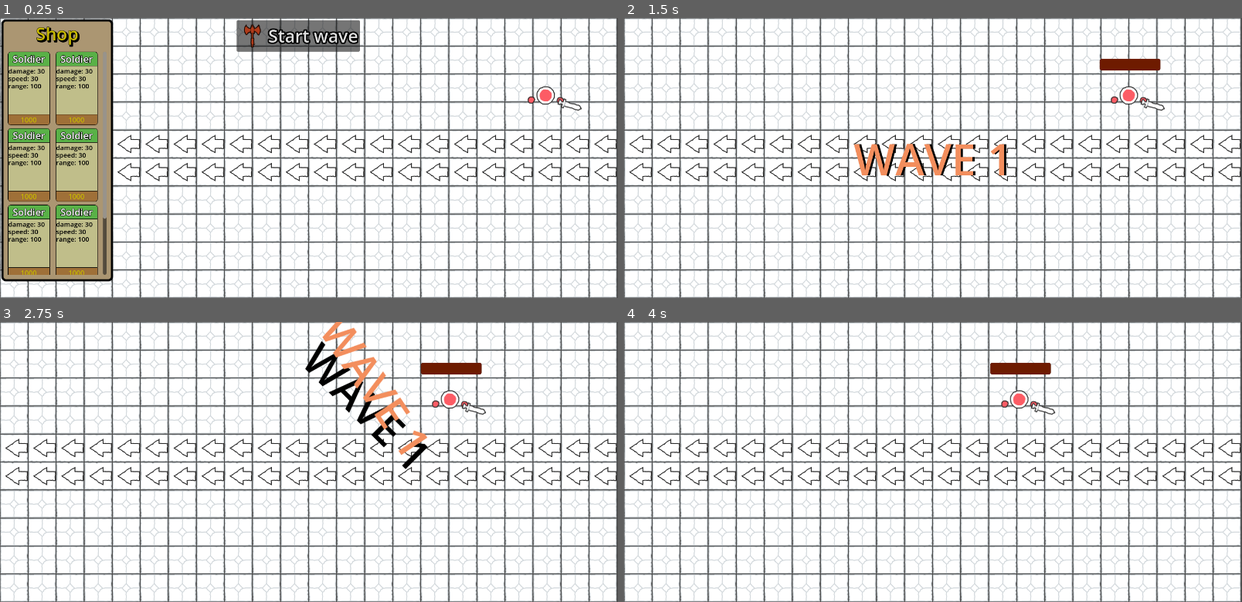
Above: before the commit, frames 1-4 (two rows, left to right).
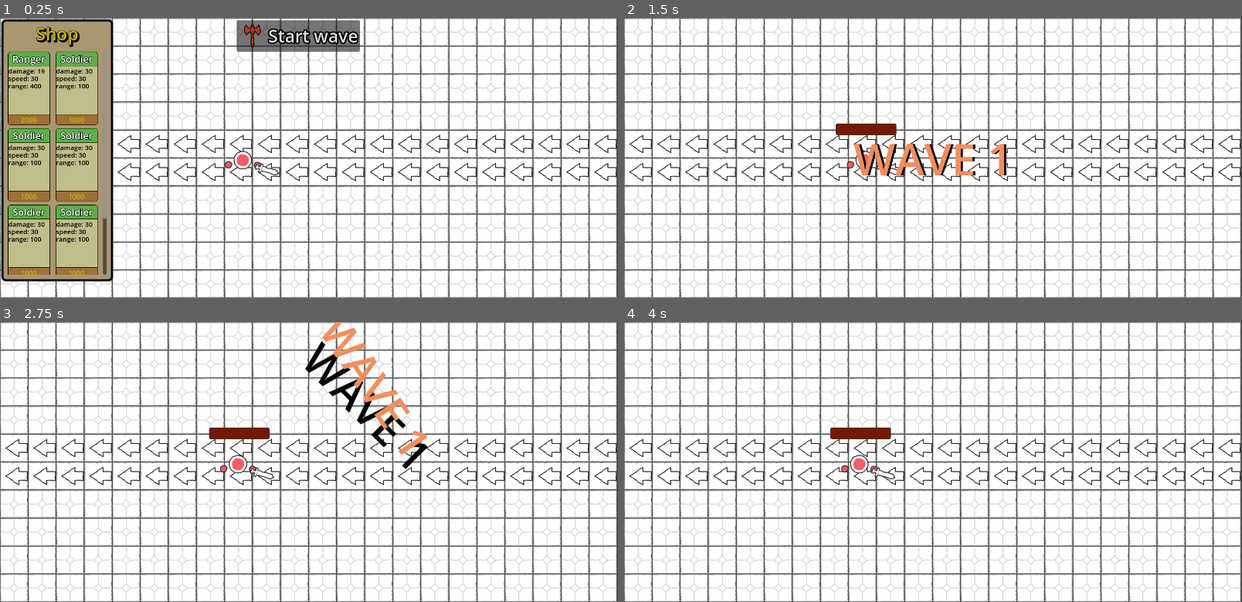
Above: after the commit, the same moments.

Repository: Piggward/guaxgaming
Game: Godot game, scene res://scenes/level.tscn
The game is run twice, just before and just after one commit, with the same random seed, the same clock (stepped at 60 frames per second) and the same inputs. Sound files missing from this copy of the repository are replaced by a short silence.
Inputs (mouse positions are in pixels of both pictures, inside the frame that each line leads up to):
- Up to frame 1 (0.25 s): no input
- Up to frame 2 (1.5 s): click "Start wave" at 0.5 s; move the mouse to (1068, 144) at 1.27 s; press the mouse at (1068, 144) at 1.28 s
- Up to frame 3 (2.75 s): release the mouse at (444, 448) at 2 s; drag from (185, 476) to (562, 462) at 2.02 s
- Up to frame 4 (4 s): move the mouse to (994, 400) at 2.77 s; press the mouse at (994, 400) at 2.78 s; release the mouse at (994, 400) at 3.5 s; drag from (902, 518) to (1038, 400) at 3.52 s

The runs differ from the first frame. In frame 1, 0.6% of the frame differs, in the area x 2-95%, y 13-57%; in frame 2, 1.2%; in frame 3, 1.3%; in frame 4, 1.3%, in the area x 33-70%, y 14-57%.

Commit message:
draft 1, attacks

Diff:
--- a/guax/resources/attacks/attack.gd
+++ b/guax/resources/attacks/attack.gd
@@ -7,3 +7,40 @@
 @export var range: int
 @export var types: Array[Type]
 @export var animation: String
+@export var projectile: PackedScene
+@export var aoe_radius: float
+
+# Who is performing the attack.
+var performer: Npc
+var aoe: Area2D
+
+func on_hit(target: Npc):
+	#deal damage
+	target.take_damage(damage)
+	if types.any(func(t): return t == Type.MELEE):
+		apply_effect_in_aoe()
+
+	pass
+
+func get_projectile(target: Npc):
+	var p = projectile.instantiate()
+	p.target_reached.connect(on_hit)
+
+	# add aoe area to projectile.
+	if aoe_radius > 0:
+		var aoe = Area2D.new()
+		var collision = CollisionShape2D.new()
+		collision.shape = CircleShape2D.new()
+		collision.shape.set_radius(aoe_radius)
+		aoe.add_child(collision)
+		p.add_child(aoe)
+	p.target = target
+	return p
+
+func apply_effect_in_aoe():
+	for body in aoe.get_overlapping_bodies():
+		if body is Npc and is_enemy(body):
+			body.take_damage(damage)
+
+func is_enemy(npc: Npc):
+	return (npc is Enemy and performer is Ally) or (npc is Ally and performer is Enemy)
--- a/guax/resources/attacks/basic_ranged_attack.tres
+++ b/guax/resources/attacks/basic_ranged_attack.tres
@@ -1,10 +1,12 @@
-[gd_resource type="Resource" script_class="Attack" load_steps=2 format=3 uid="uid://ea57yfn7o6gj"]
+[gd_resource type="Resource" script_class="Attack" load_steps=3 format=3 uid="uid://ea57yfn7o6gj"]
 
+[ext_resource type="PackedScene" uid="uid://cd35by30uyhja" path="res://scenes/projectile.tscn" id="1_62h86"]
 [ext_resource type="Script" path="res://resources/attacks/attack.gd" id="1_epirh"]
 
 [resource]
 script = ExtResource("1_epirh")
-damage = 20
+damage = 19
 range = 400
 types = Array[int]([1, 2])
-animation = "Attack_bow_ranged_1"
+animation = "Ranged_Attack"
+projectile = ExtResource("1_62h86")
--- a/guax/scenes/allies/ranger/ranger.tscn
+++ b/guax/scenes/allies/ranger/ranger.tscn
@@ -1,22 +1,35 @@
 [gd_scene load_steps=13 format=3 uid="uid://b8ixl4nnppqyi"]
 
 [ext_resource type="PackedScene" uid="uid://kbkxkn8p4yjl" path="res://scenes/scene_templates/ally_template.tscn" id="1_djvip"]
+[ext_resource type="Resource" uid="uid://ea57yfn7o6gj" path="res://resources/attacks/basic_ranged_attack.tres" id="2_2gh77"]
 [ext_resource type="Texture2D" uid="uid://nwmp4xg7e3to" path="res://art/kenney_scribble-dungeons/PNG/Default (64px)/Characters/green_character.png" id="2_6ou3u"]
-[ext_resource type="Script" path="res://resources/attacks/attack.gd" id="2_14kne"]
 [ext_resource type="Texture2D" uid="uid://12lf0mg7wtd3" path="res://art/kenney_scribble-dungeons/PNG/Default (64px)/Characters/green_hand.png" id="3_2cyso"]
 [ext_resource type="Texture2D" uid="uid://dfse6le3rh5kv" path="res://art/kenney_scribble-dungeons/PNG/Default (64px)/Items/weapon_bow.png" id="4_vdyar"]
 [ext_resource type="Script" path="res://scripts/npc_states/ally_states/basic_idle_state.gd" id="5_23tlb"]
 [ext_resource type="Script" path="res://scripts/npc_states/ally_states/basic_hunting_state.gd" id="6_igs2r"]
 [ext_resource type="Script" path="res://scripts/npc_states/ally_states/basic_attacking_state.gd" id="7_oqyq0"]
 
-[sub_resource type="Resource" id="Resource_8ve42"]
-script = ExtResource("2_14kne")
-damage = 20
-range = 300
-types = Array[int]([1, 2])
-animation = "Ranged_Attack"
+[sub_resource type="Animation" id="Animation_hog7w"]
+resource_name = "Ranged_Attack"
+tracks/0/type = "method"
+tracks/0/imported = false
+tracks/0/enabled = true
+tracks/0/path = NodePath("StateMachine/BasicAttackingState")
+tracks/0/interp = 1
+tracks/0/loop_wrap = true
+tracks/0/keys = {
+"times": PackedFloat32Array(0.0333333),
+"transitions": PackedFloat32Array(1),
+"values": [{
+"args": [],
+"method": &"shoot_projectile"
+}]
+}
 
 [sub_resource type="AnimationLibrary" id="AnimationLibrary_886hd"]
+_data = {
+"Ranged_Attack": SubResource("Animation_hog7w")
+}
 
 [sub_resource type="Animation" id="Animation_deet6"]
 resource_name = "Idle"
@@ -77,7 +90,7 @@
 
 [node name="Ranger" instance=ExtResource("1_djvip")]
 cost = 2000
-attack = SubResource("Resource_8ve42")
+attack = ExtResource("2_2gh77")
 title = "Ranger"
 
 [node name="Character Sprite" type="Sprite2D" parent="Root" index="0"]
@@ -95,6 +108,9 @@
 [node name="Bow" type="Sprite2D" parent="Root/Character Sprite/Hand left" index="0"]
 texture = ExtResource("4_vdyar")
 
+[node name="StateMachine" parent="." index="5" node_paths=PackedStringArray("initial_state")]
+initial_state = NodePath("BasicIdleState")
+
 [node name="BasicIdleState" type="Node" parent="StateMachine" index="0"]
 script = ExtResource("5_23tlb")
 
--- a/guax/scenes/enemies/basic_enemy/basic_enemy.tscn
+++ b/guax/scenes/enemies/basic_enemy/basic_enemy.tscn
@@ -18,7 +18,7 @@
 [node name="BasicEnemy" instance=ExtResource("1_2h0ar")]
 bounty = 500
 maxHealth = 75
-speed = 100
+speed = 200
 attack = ExtResource("2_iw0b8")
 title = "Enemy1"
 
--- a/guax/scenes/level.tscn
+++ b/guax/scenes/level.tscn
@@ -9,6 +9,7 @@
 [ext_resource type="PackedScene" uid="uid://8dhl1jsgc6qn" path="res://scenes/allies/basic_ally/basic_ally.tscn" id="5_qekwp"]
 [ext_resource type="Script" path="res://scripts/start_wave_button.gd" id="6_dgeyi"]
 [ext_resource type="PackedScene" uid="uid://cjevh1ieopuam" path="res://scenes/enemy_spawn.tscn" id="6_few75"]
+[ext_resource type="PackedScene" uid="uid://b8ixl4nnppqyi" path="res://scenes/allies/ranger/ranger.tscn" id="7_xj53t"]
 
 [sub_resource type="TileSetAtlasSource" id="TileSetAtlasSource_4dg0x"]
 texture = ExtResource("1_5n2xs")
@@ -221,7 +222,7 @@
 offset_top = 3.0
 offset_right = 43.0
 offset_bottom = 43.0
-items = Array[PackedScene]([ExtResource("5_qekwp"), ExtResource("5_qekwp"), ExtResource("5_qekwp"), ExtResource("5_qekwp"), ExtResource("5_qekwp"), ExtResource("5_qekwp"), ExtResource("5_qekwp")])
+items = Array[PackedScene]([ExtResource("7_xj53t"), ExtResource("5_qekwp"), ExtResource("5_qekwp"), ExtResource("5_qekwp"), ExtResource("5_qekwp"), ExtResource("5_qekwp"), ExtResource("5_qekwp")])
 
 [node name="Button" type="Button" parent="."]
 offset_left = 540.0
--- /dev/null
+++ b/guax/scenes/projectile.tscn
@@ -0,0 +1,13 @@
+[gd_scene load_steps=3 format=3 uid="uid://cd35by30uyhja"]
+
+[ext_resource type="Script" path="res://scripts/projectile.gd" id="1_4626l"]
+[ext_resource type="Texture2D" uid="uid://dlslsfofew0j2" path="res://art/kenney_scribble-dungeons/PNG/Double (128px)/Items/weapon_arrow.png" id="2_1wrbq"]
+
+[node name="Projectile" type="RigidBody2D"]
+gravity_scale = 0.0
+script = ExtResource("1_4626l")
+travel_speed = 2.9
+
+[node name="Sprite2D" type="Sprite2D" parent="."]
+rotation = 1.5708
+texture = ExtResource("2_1wrbq")
--- a/guax/scenes/waves/test_wave_1.tscn
+++ b/guax/scenes/waves/test_wave_1.tscn
@@ -6,4 +6,5 @@
 [node name="EnemySpawn" instance=ExtResource("1_68mmq")]
 
 [node name="BasicEnemy" parent="." index="1" instance=ExtResource("2_7fixl")]
-position = Vector2(-37, -143)
+position = Vector2(-728, 5)
+speed = 5
--- a/guax/scripts/advanced_navigation.gd
+++ b/guax/scripts/advanced_navigation.gd
@@ -32,7 +32,6 @@
 
 	if(avoidance_update_timer_bool):
 		steering_force = calculate_steering_force(next_path_pos)
-		print_debug(steering_force)
 	var new_velocity = ((direction+steering_force*4)).normalized() * npc.speed
 	npc.velocity = new_velocity
 
@@ -92,4 +91,3 @@
 func avoid_bool_timer():
 	await get_tree().create_timer(1).timeout #avoid_update_time funkar ej här? hårdkodar 1
 	avoidance_update_timer_bool = true
-	print_debug("nu")
--- a/guax/scripts/npc_states/ally_states/basic_attacking_state.gd
+++ b/guax/scripts/npc_states/ally_states/basic_attacking_state.gd
@@ -33,12 +33,16 @@
 func attack():
 	if(attackReady):
 		attackReady=false
+		var attack = npc.attack
 		npc.play_animation(npc.attack.animation)
 		print_debug("Attackerade!")
 		await get_tree().create_timer(npc.attackspeed/10).timeout
 		attackReady =  true
 
-func deal_damage():
-	if npc.target == null:
-		return
-	npc.target.take_damage(npc.attack.damage)
+func on_hit():
+	npc.attack.on_hit(npc.target)
+
+func shoot_projectile():
+	var projectile = npc.attack.get_projectile(npc.target)
+	get_tree().root.add_child(projectile)
+	projectile.global_position = npc.global_position
--- /dev/null
+++ b/guax/scripts/projectile.gd
@@ -0,0 +1,27 @@
+class_name Projectile
+extends RigidBody2D
+
+@export var target: Npc
+@export var travel_speed: float
+
+signal target_reached()
+# Called when the node enters the scene tree for the first time.
+func _ready():
+	# Limit lifetime of a projectile
+	await get_tree().create_timer(5).timeout
+	self.queue_free()
+	pass # Replace with function body.
+
+
+# Called every frame. 'delta' is the elapsed time since the previous frame.
+func _process(delta):
+	# if target is reached (with some margin)
+	if (self.global_position - target.global_position).length() < 5:
+		target_reached.emit(target)
+		#here we can play some kind of explosion effect or something
+		self.queue_free()
+
+	else:
+		look_at(target.global_position)
+		global_position += Vector2(0, -travel_speed).rotated(rotation + deg_to_rad(90))
+	pass
Not shown: 1 places in guax/scenes/level.tscn that only renumber resources
